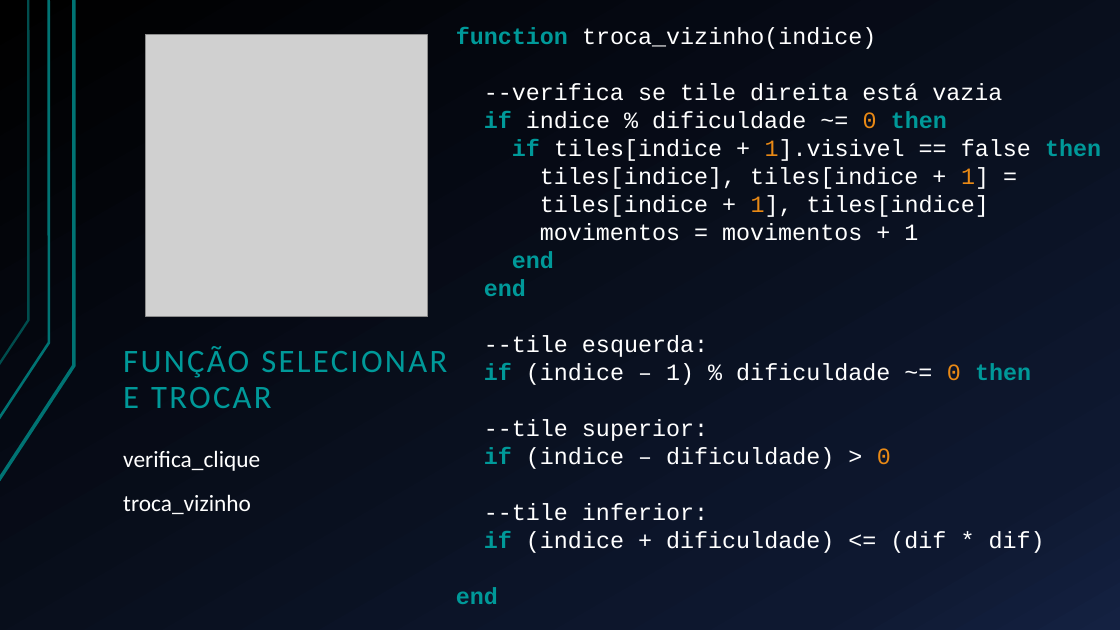
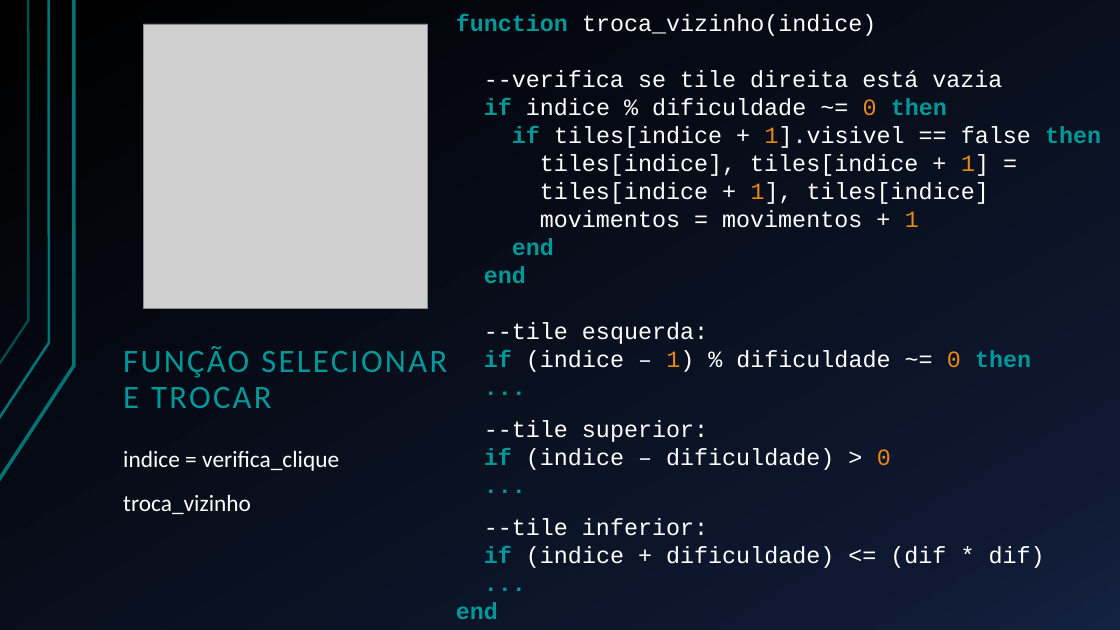
Before and after one commit to Esduard/INF1031-SLIDING_PUZZLE, a slide deck: slide 7 of Apresentação/Deslize.pptx. Drawn at 1120x630 pixels with LibreOffice and Linux fonts; fonts in the diff are those of the drawing; grey boxes stand for pictures. Boxes give left, top, right and bottom in pixels: in the first picture for what was removed or moved away, otherwise in the second. Text is boxed around its words. In the diff, an @@ line names an element or a change of style, - is before the commit and + after.

```diff
--- a/Apresentação/Deslize.pptx
+++ b/Apresentação/Deslize.pptx
@@ picture: place and size @@
-picture at [146,34,428,316]
+picture at [143,24,428,309]
@@ text at [456,14,1101,619]: paragraph added @@
+...
@@ text at [456,14,1101,619]: paragraph added @@
+...
@@ text at [456,14,1101,619]: paragraph added @@
+...
@@ text "function troca_vizinho(indice)": place and size @@
-text "function troca_vizinho(indice)" at [456,27,1101,604]
+text "function troca_vizinho(indice)" at [456,14,1101,619]
@@ text at [484,210,1031,536]: text colour #FFFFFF to #E98915 in "1", "1)"; line spacing 1 to 1.5 @@
@@ text at [123,450,339,471]: text changed @@
-verifica_clique
+indice = verifica_clique
```
Also in this commit, not shown: 4 other slides changed, 5 other files.
